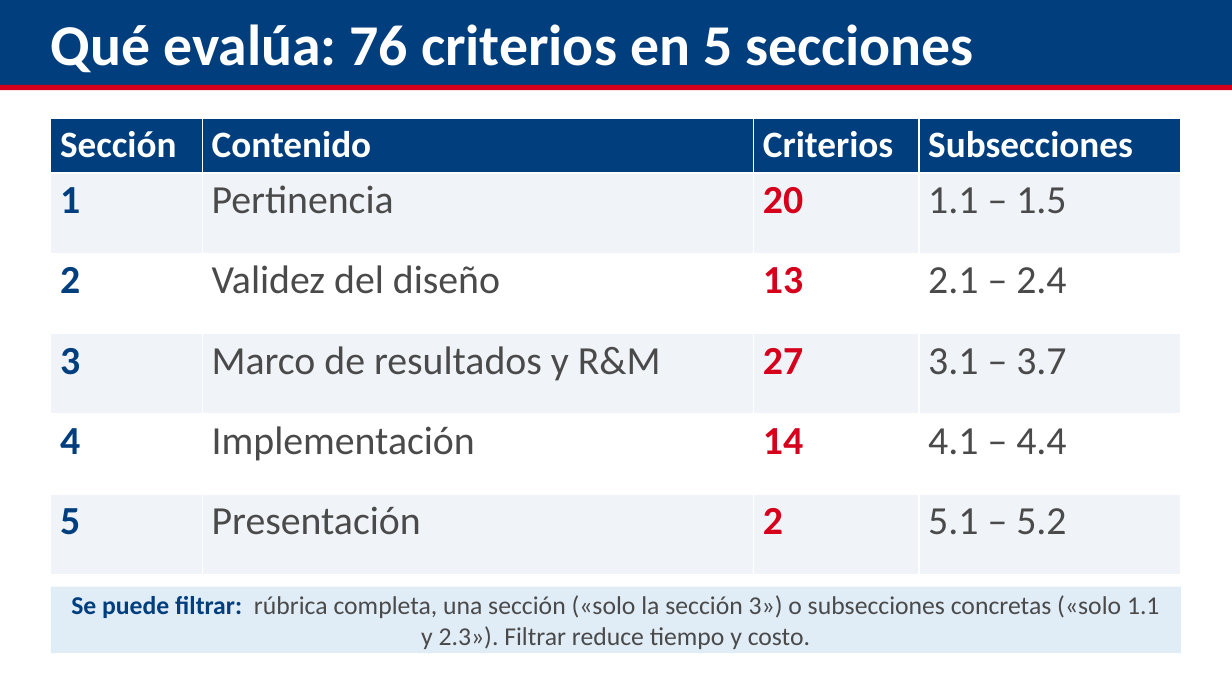
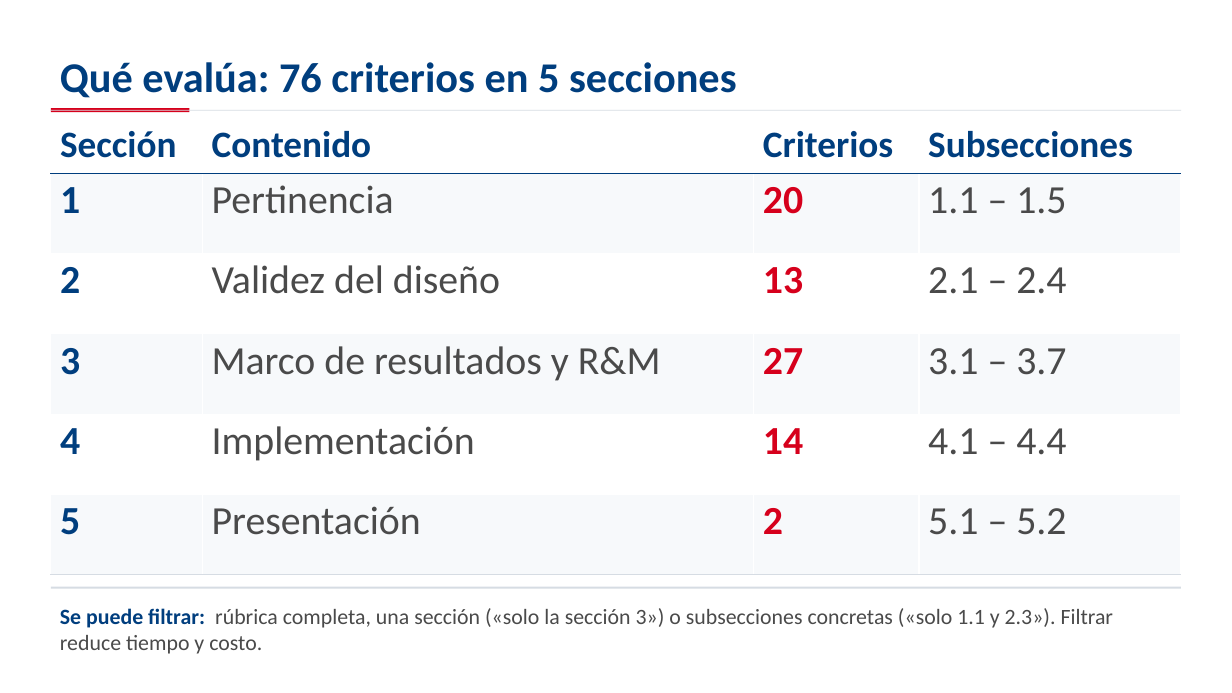
Before and after one commit to aevpsnow6-oss/deploy, a slide deck: slide 10 of presentation/capacitacion_appraisal/Capacitacion_Appraisal_GPT_Ahmed.pptx (slide 7 before the commit). Drawn at 1232x693 pixels with LibreOffice and Linux fonts; fonts in the diff are those of the drawing. Boxes give left, top, right and bottom in pixels: in the first picture for what was removed or moved away, otherwise in the second. Text is boxed around its words. In the diff, an @@ line names an element or a change of style, - is before the commit and + after.

```diff
--- a/presentation/capacitacion_appraisal/Capacitacion_Appraisal_GPT_Ahmed.pptx
+++ b/presentation/capacitacion_appraisal/Capacitacion_Appraisal_GPT_Ahmed.pptx
@@ rectangle removed at [0,0,1232,85] @@
@@ text "Qué evalúa: 76 criterios en ...": place and size @@
-text "Qué evalúa: 76 criterios en ..." at [51,24,974,73]
+text "Qué evalúa: 76 criterios en ..." at [60,62,737,98]
@@ text "Qué evalúa: 76 criterios en ..." at [60,62,737,98]: size 45 to 33 pt, text colour #FFFFFF to #003E7E @@
@@ table at [51,118,1181,575] @@
@@ fill #003E7E to #FFFFFF in row 1 @@
@@ fill #F0F4F8 to #F7F9FB in 12 cells @@
@@ text colour #FFFFFF to #003E7E in "Sección", "Contenido", "Criterios", "Subsecciones" @@
@@ borders changed @@
@@ rectangle: place and size @@
-rectangle at [0,85,1232,91]
+rectangle at [51,110,1181,111]
@@ rectangle at [51,110,1181,111]: fill #D6001C to #D6DCE3 @@
@@ rectangle added at [51,108,189,112], fill #D6001C @@
@@ text "Se puede filtrar: rúbrica completa, ...": place and size @@
-text "Se puede filtrar: rúbrica completa, ..." at [51,587,1181,653]
+text "Se puede filtrar: rúbrica completa, ..." at [60,608,1114,654]
@@ text "Se puede filtrar: rúbrica completa, ..." at [60,608,1114,654]: size 20 to 17 pt; alignment centre to left; vertical alignment middle to top; fill #E0ECF6 to none @@
@@ rectangle added at [51,587,1181,589], fill #D6DCE3 @@
```
Also in this commit, not shown: 26 other slides changed, 6 slides added, 8 other files.
